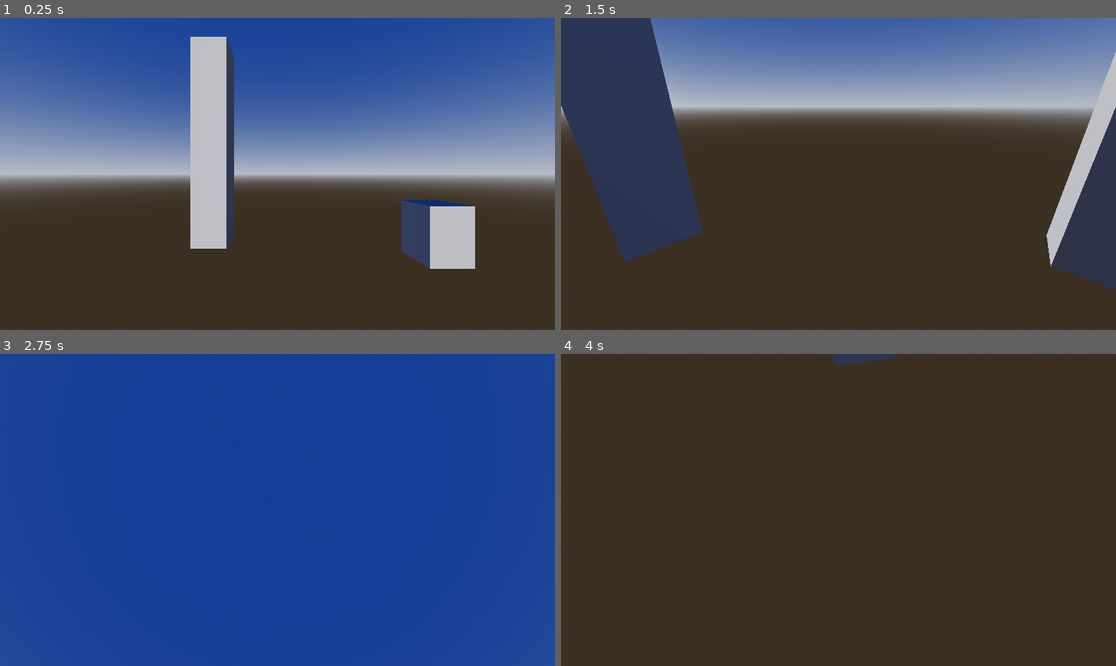
Above: before the commit, frames 1-4 (two rows, left to right).
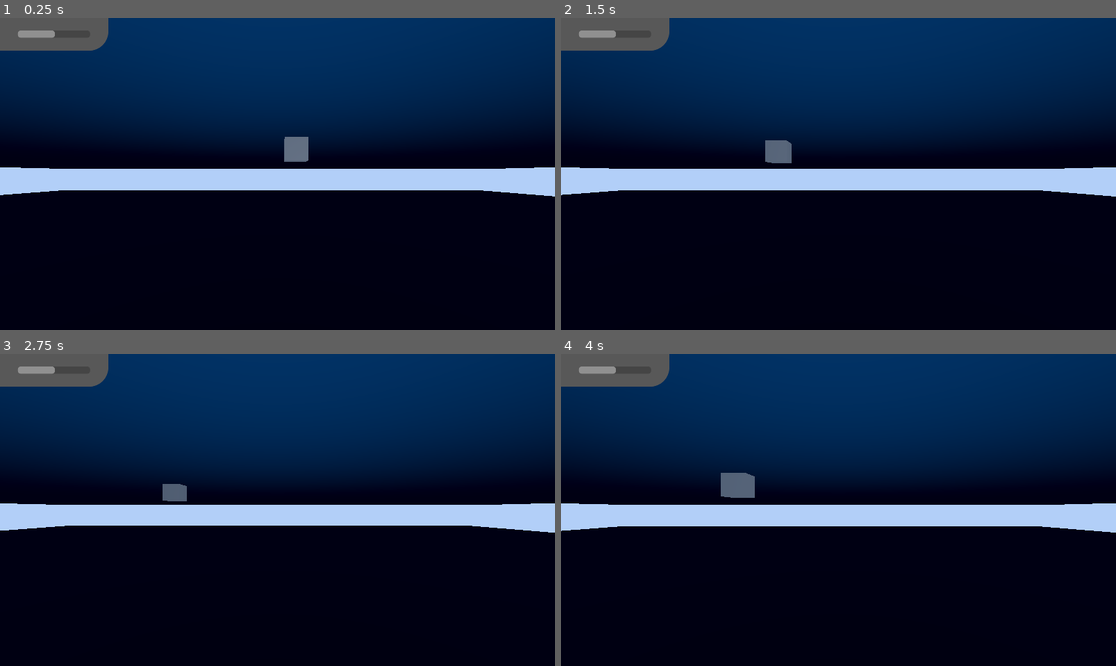
Above: after the commit, the same moments.

Repository: Pear-Juice/MihuJam
Game: Godot game, scene res://Scenes/Main.tscn
The game is run twice, just before and just after one commit, with the same random seed, the same clock (stepped at 60 frames per second) and the same inputs. Before the commit the project starts from res://Scenes/Axel Learns 3D.tscn.
Inputs (mouse positions are in pixels of both pictures, inside the frame that each line leads up to):
- Up to frame 1 (0.25 s): no input
- Up to frame 2 (1.5 s): tap Enter at 0.5 s; move the mouse to (960, 158) at 0.52 s; hold D (Right) 0.53-1.28 s; move the mouse to (727, 189) at 1.27 s; hold S (Back) from 1.28 s (still down)
- Up to frame 3 (2.75 s): move the mouse to (333, 441) at 2.02 s; release S (Back) at 2.03 s; hold D (Right) from 2.03 s (still down)
- Up to frame 4 (4 s): move the mouse to (810, 572) at 2.77 s; release D (Right) at 2.78 s; hold W (Forward) 2.78-3.53 s; move the mouse to (1005, 556) at 3.52 s; hold A (Left) from 3.53 s (still down)

The runs differ from the first frame. In frame 1, 100% of the frame differs, in the area x 0-100%, y 0-100%; in frame 2, 100%; in frame 3, 100%; in frame 4, 100%.

Commit message:
Added player to main scene

Diff:
--- a/Shark.tscn
+++ b/Objects/Shark.tscn
@@ -1,6 +1,6 @@
 [gd_scene load_steps=3 format=3 uid="uid://bjf5ynmdqpvgk"]
 
-[ext_resource type="Script" path="res://Shark.gd" id="1_48se7"]
+[ext_resource type="Script" path="res://Objects/Shark.gd" id="1_48se7"]
 
 [sub_resource type="CapsuleShape3D" id="CapsuleShape3D_acn8q"]
 
--- a/Main.tscn
+++ b/Scenes/Main.tscn
@@ -1,6 +1,7 @@
-[gd_scene load_steps=18 format=3 uid="uid://cb7tmni4jkgpd"]
+[gd_scene load_steps=19 format=3 uid="uid://cb7tmni4jkgpd"]
 
-[ext_resource type="Shader" path="res://Water.gdshader" id="1_jqjca"]
+[ext_resource type="Shader" path="res://Water.gdshader" id="1_0v12o"]
+[ext_resource type="PackedScene" uid="uid://bpvsyyc4g8scg" path="res://Objects/Player.tscn" id="2_6dpmj"]
 
 [sub_resource type="Environment" id="Environment_ygvgb"]
 background_mode = 1
@@ -34,6 +35,12 @@
 [sub_resource type="PlaneMesh" id="PlaneMesh_8vfg1"]
 material = SubResource("StandardMaterial3D_puy63")
 size = Vector2(1000, 1000)
+
+[sub_resource type="StyleBoxFlat" id="StyleBoxFlat_oyct3"]
+bg_color = Color(0.345098, 0.345098, 0.345098, 1)
+corner_radius_bottom_right = 40
+
+[sub_resource type="BoxMesh" id="BoxMesh_l371t"]
 
 [sub_resource type="Curve" id="Curve_s2hxw"]
 _data = [Vector2(0, 0.0193548), 0.0, 8.48065, 0, 0, Vector2(0.3159, 1), 0.0, 0.0, 0, 0, Vector2(0.89749, 0.851613), -1.09804, -1.09804, 0, 0, Vector2(1, 0), 0.0, 0.0, 0, 0]
@@ -75,41 +82,18 @@
 size = Vector2(0.5, 0.5)
 orientation = 2
 
-[sub_resource type="StyleBoxFlat" id="StyleBoxFlat_oyct3"]
-bg_color = Color(0.345098, 0.345098, 0.345098, 1)
-corner_radius_bottom_right = 40
-
-[sub_resource type="BoxMesh" id="BoxMesh_l371t"]
-
 [node name="Main" type="Node3D"]
 
 [node name="WorldEnvironment" type="WorldEnvironment" parent="."]
 environment = SubResource("Environment_ygvgb")
 
-[node name="MeshInstance3D" type="MeshInstance3D" parent="."]
+[node name="Ceiling" type="MeshInstance3D" parent="."]
 transform = Transform3D(1, 0, 0, 0, -1, 8.74228e-08, 0, -8.74228e-08, -1, 0, 0, 0)
 mesh = SubResource("PlaneMesh_1lw4w")
 
-[node name="MeshInstance3D3" type="MeshInstance3D" parent="."]
+[node name="Floor" type="MeshInstance3D" parent="."]
 transform = Transform3D(1, 0, 0, 0, 1, 0, 0, 0, 1, -15.2314, -51.3588, 4.84295)
 mesh = SubResource("PlaneMesh_8vfg1")
-
-[node name="Camera3D" type="Camera3D" parent="."]
-transform = Transform3D(1, 0, 0, 0, 1, 0, 0, 0, 1, -15.2314, -33.1596, 4.84295)
-
-[node name="GPUParticles3D" type="GPUParticles3D" parent="Camera3D"]
-transform = Transform3D(1, 0, 0, 0, 1, 0, 0, 0, 1, 0, -16.8103, 0)
-amount = 100
-lifetime = 20.0
-randomness = 1.0
-visibility_aabb = AABB(-31.2538, -1.00001, -24.0354, 63.9678, 54.6824, 63.2687)
-process_material = SubResource("ParticleProcessMaterial_2ty6m")
-draw_pass_1 = SubResource("PlaneMesh_3cvgp")
-
-[node name="SpotLight3D" type="SpotLight3D" parent="Camera3D"]
-light_indirect_energy = 0.0
-light_volumetric_fog_energy = 100.0
-spot_range = 127.611
 
 [node name="Control" type="Control" parent="."]
 layout_mode = 3
@@ -139,6 +123,24 @@
 value = 50.0
 show_percentage = false
 
-[node name="MeshInstance3D2" type="MeshInstance3D" parent="."]
-transform = Transform3D(1, 0, 0, 0, 1, 0, 0, 0, 1, -14.7028, -33.5791, -5.03041)
+[node name="Cube" type="MeshInstance3D" parent="."]
+transform = Transform3D(1, 0, 0, 0, 1, 0, 0, 0, 1, 0.812021, -11.1078, -9.04501)
 mesh = SubResource("BoxMesh_l371t")
+
+[node name="Player" parent="." instance=ExtResource("2_6dpmj")]
+transform = Transform3D(1, 0, 0, 0, 1, 0, 0, 0, 1, 0, -12.1776, 0)
+
+[node name="GPUParticles3D" type="GPUParticles3D" parent="Player"]
+transform = Transform3D(1, 0, 0, 0, 1, 0, 0, 0, 1, 0, -16.1308, 0)
+amount = 100
+lifetime = 20.0
+randomness = 1.0
+visibility_aabb = AABB(-31.2538, -1.00001, -24.0354, 63.9678, 54.6824, 63.2687)
+process_material = SubResource("ParticleProcessMaterial_2ty6m")
+draw_pass_1 = SubResource("PlaneMesh_3cvgp")
+
+[node name="SpotLight3D" type="SpotLight3D" parent="Player"]
+transform = Transform3D(1, 0, 0, 0, 1, 0, 0, 0, 1, 1.6913, 0, -2.04577)
+light_indirect_energy = 0.0
+light_volumetric_fog_energy = 100.0
+spot_range = 127.611
--- a/project.godot
+++ b/project.godot
@@ -11,12 +11,16 @@
 [application]
 
 config/name="MehuJam"
-run/main_scene="res://Scenes/Axel Learns 3D.tscn"
+run/main_scene="res://Scenes/Main.tscn"
 config/features=PackedStringArray("4.2", "Forward Plus")
 config/icon="res://icon.svg"
 
 [input]
 
+move={
+"deadzone": 0.5,
+"events": []
+}
 Forward={
 "deadzone": 0.2,
 "events": [Object(InputEventKey,"resource_local_to_scene":false,"resource_name":"","device":-1,"window_id":0,"alt_pressed":false,"shift_pressed":false,"ctrl_pressed":false,"meta_pressed":false,"pressed":false,"keycode":0,"physical_keycode":87,"key_label":0,"unicode":119,"echo":false,"script":null)
Not shown: 1 places in Objects/Player.tscn that only renumber resources
Renamed: Shark.gd -> Objects/Shark.gd
Not shown: 1 places in Scenes/Main.tscn that only renumber resources
